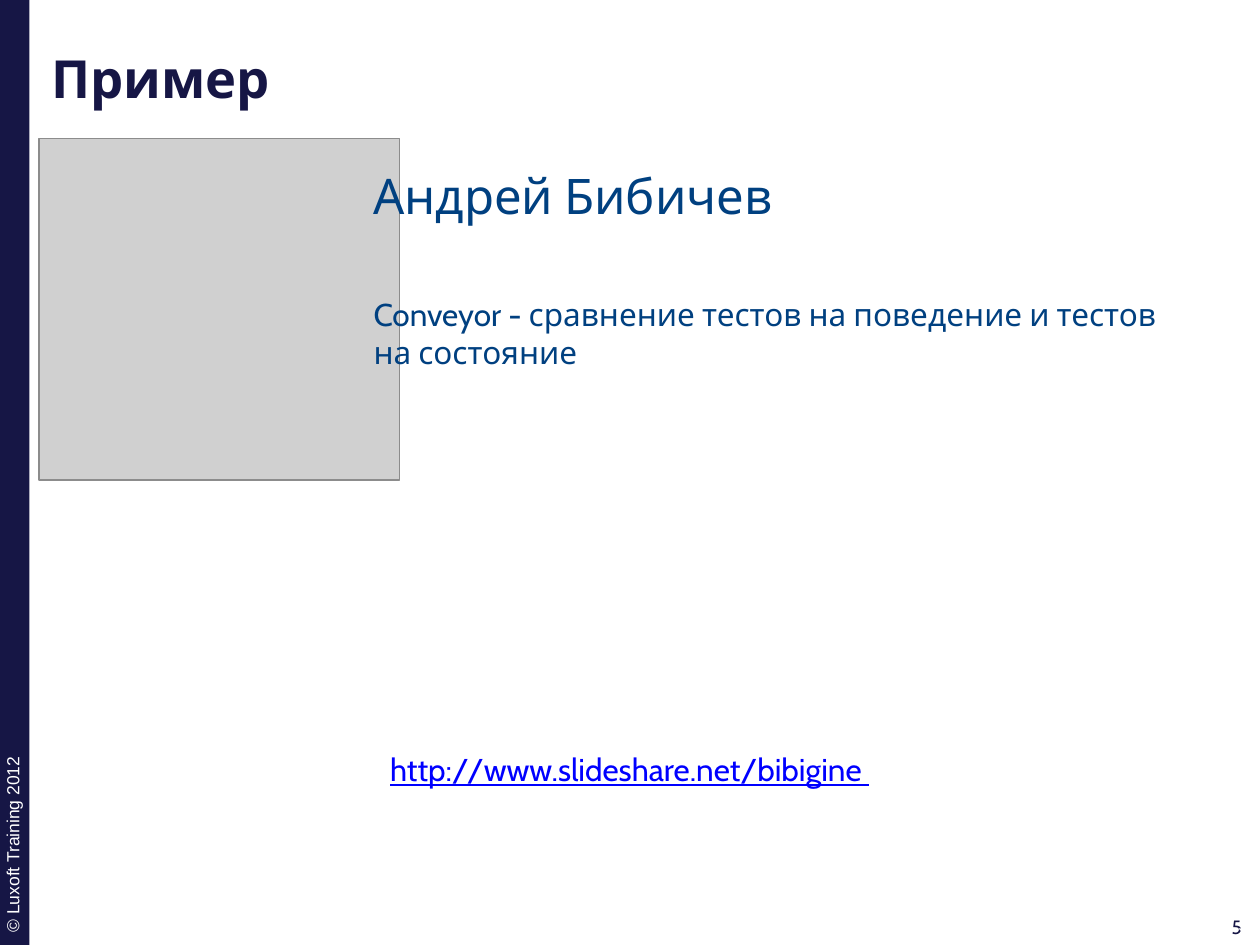
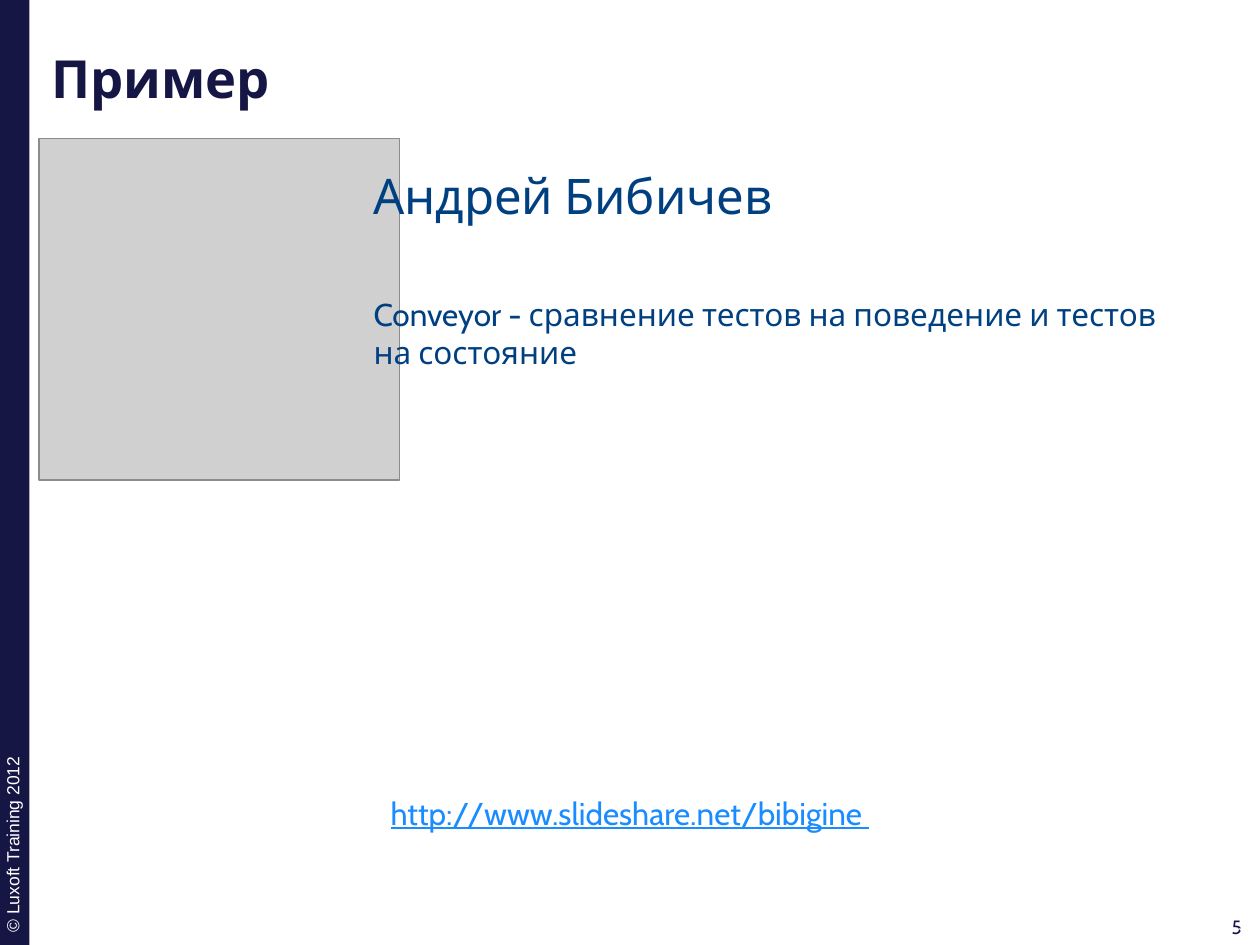
Before and after one commit to ivan-dyachenko/Trainings, a slide deck: slide 5 of Test Driven Development/materials/pptx/2. TDD-Behavior.pptx. Drawn at 1260x945 pixels with LibreOffice and Linux fonts; fonts in the diff are those of the drawing; grey boxes stand for pictures; background and template pictures are left out. Boxes give left, top, right and bottom in pixels: in the first picture for what was removed or moved away, otherwise in the second. Text is boxed around its words. In the diff, an @@ line names an element or a change of style, - is before the commit and + after.

```diff
--- a/Test Driven Development/materials/pptx/2. TDD-Behavior.pptx
+++ b/Test Driven Development/materials/pptx/2. TDD-Behavior.pptx
@@ text "http://www.slideshare.net/bibigine": place and size @@
-text "http://www.slideshare.net/bibigine" at [390,757,862,789]
+text "http://www.slideshare.net/bibigine" at [391,801,863,832]
@@ text "http://www.slideshare.net/bibigine" at [391,801,863,832]: text colour #0000FF to #1A8CFF @@
```
Also in this commit, not shown: 1 other slide changed, 10 other files.
